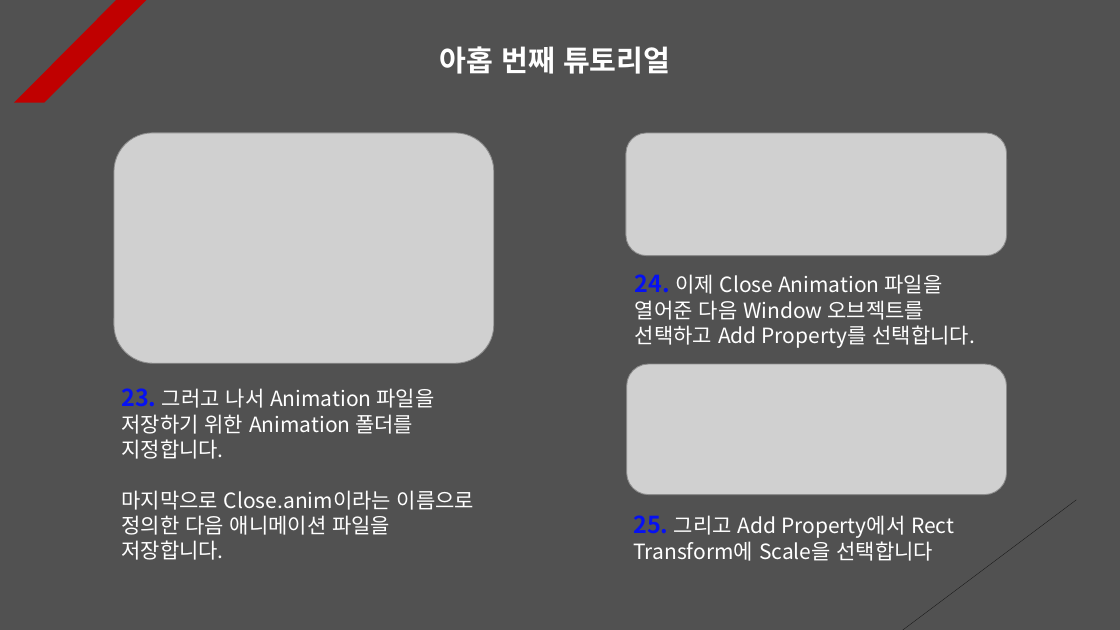
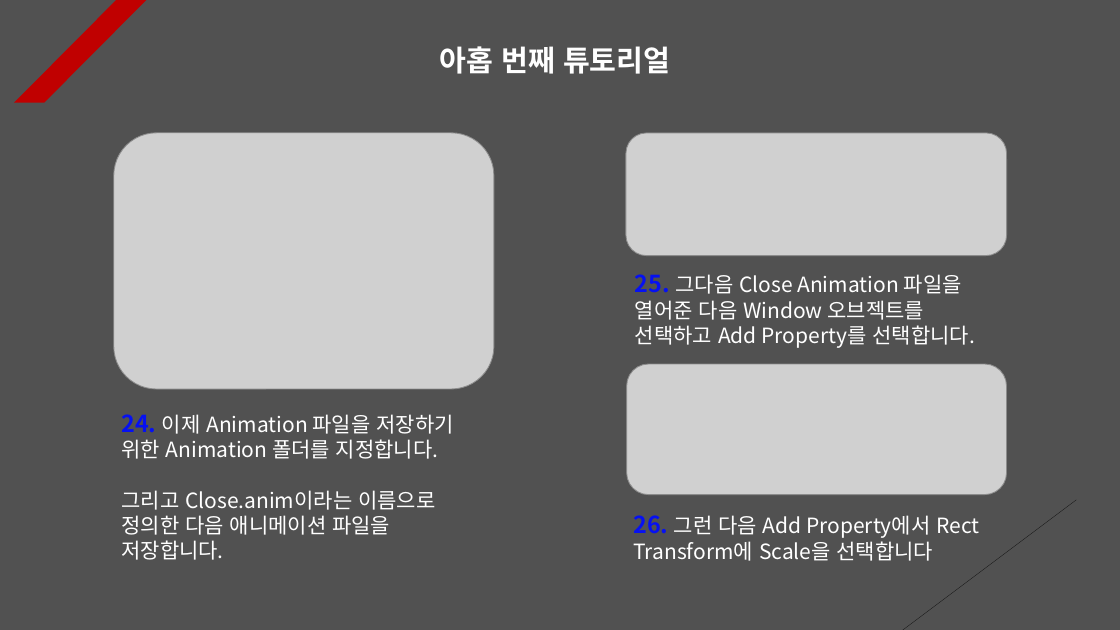
Before and after one commit to Unity2033/3D-UnityEngine, a slide deck: slide 9 of Assets/Animation Clip/PPT Data/Animation Clip Example.pptx. Drawn at 1120x630 pixels with LibreOffice and Linux fonts; fonts in the diff are those of the drawing; grey boxes stand for pictures. Boxes give left, top, right and bottom in pixels: in the first picture for what was removed or moved away, otherwise in the second. Text is boxed around its words. In the diff, an @@ line names an element or a change of style, - is before the commit and + after.

```diff
--- a/Assets/Animation Clip/PPT Data/Animation Clip Example.pptx
+++ b/Assets/Animation Clip/PPT Data/Animation Clip Example.pptx
@@ picture: place and size @@
-picture at (114, 133, 494, 363)
+picture at (113, 133, 494, 389)
@@ text at (635, 274, 974, 348): text changed @@
-24. 이제 Close Animation 파일을 열어준 다음 Window 오브젝트를 선택하고 Add Property를 선택합니다.
+25. 그다음 Close Animation 파일을 열어준 다음 Window 오브젝트를 선택하고 Add Property를 선택합니다.
@@ text at (121, 414, 453, 560): text changed @@
-23. 그러고 나서 Animation 파일을 저장하기 위한 Animation 폴더를 지정합니다.
-마지막으로 Close.anim이라는 이름으로 정의한 다음 애니메이션 파일을 저장합니다.
+24. 이제 Animation 파일을 저장하기 위한 Animation 폴더를 지정합니다.
+그리고 Close.anim이라는 이름으로 정의한 다음 애니메이션 파일을 저장합니다.
@@ text at (633, 515, 979, 561): text changed @@
-25. 그리고 Add Property에서 Rect Transform에 Scale을 선택합니다
+26. 그런 다음 Add Property에서 Rect Transform에 Scale을 선택합니다
```
Also in this commit, not shown: 3 other slides changed, 9 slides added, 19 other files.
